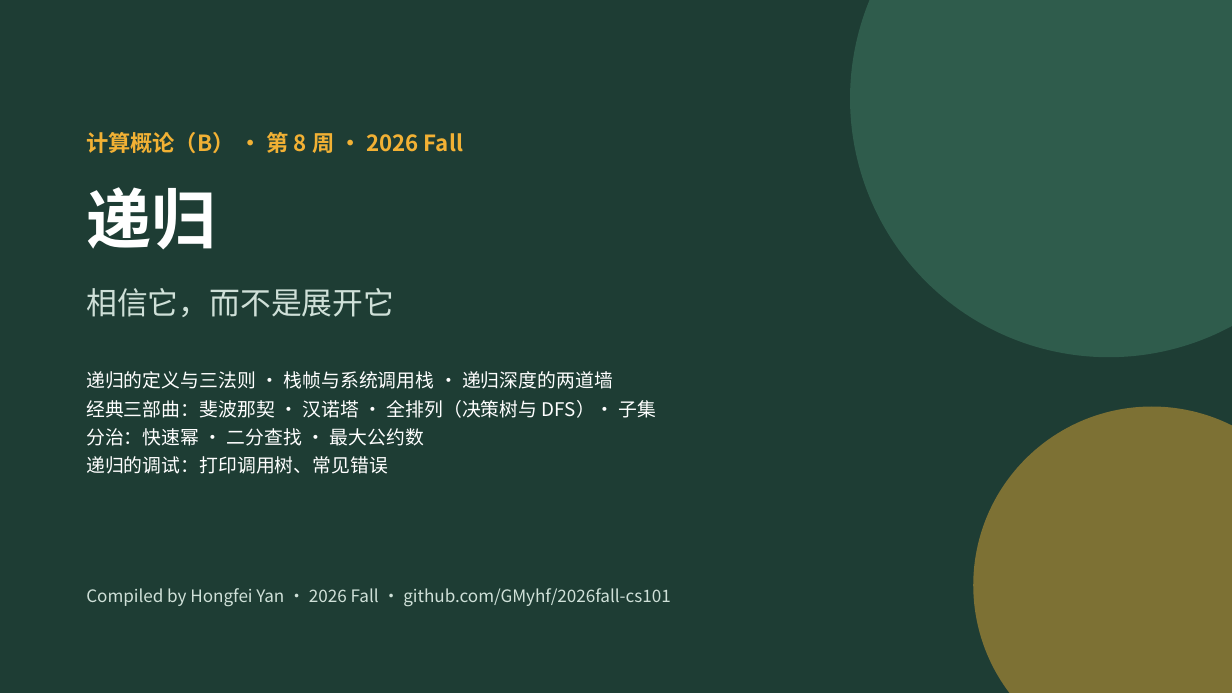
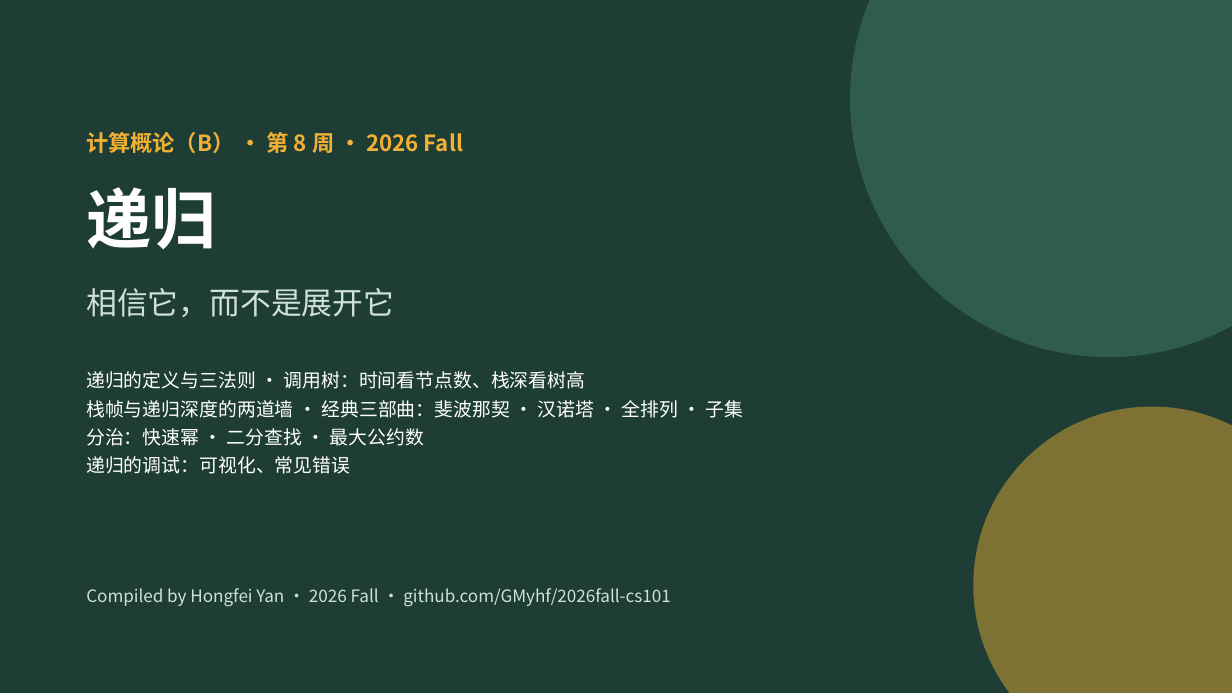
Before and after one commit to pangyouwei/2026fall-cs101, a slide deck: slide 1 of 课件/202610_ADS_W08_Recursion.pptx. Drawn at 1232x693 pixels with LibreOffice and Linux fonts; fonts in the diff are those of the drawing. Boxes give left, top, right and bottom in pixels: in the first picture for what was removed or moved away, otherwise in the second. Text is boxed around its words. In the diff, an @@ line names an element or a change of style, - is before the commit and + after.

```diff
--- a/课件/202610_ADS_W08_Recursion.pptx
+++ b/课件/202610_ADS_W08_Recursion.pptx
@@ text at <box>86,371,744,418</box>: text changed @@
-递归的定义与三法则 · 栈帧与系统调用栈 · 递归深度的两道墙
-经典三部曲：斐波那契 · 汉诺塔 · 全排列（决策树与 DFS）· 子集
+递归的定义与三法则 · 调用树：时间看节点数、栈深看树高
+栈帧与递归深度的两道墙 · 经典三部曲：斐波那契 · 汉诺塔 · 全排列 · 子集
@@ text at <box>86,456,350,474</box>: text changed @@
-递归的调试：打印调用树、常见错误
+递归的调试：可视化、常见错误
```
Also in this commit, not shown: 35 other slides changed, 4 slides added, 12 other files.
